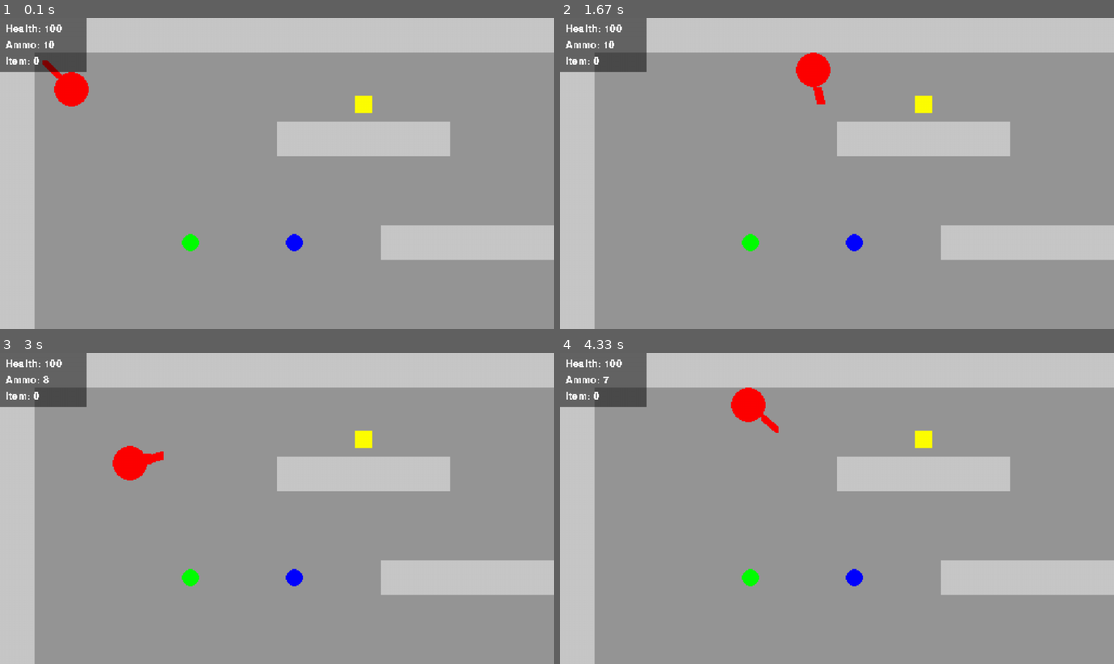
Above: before the commit, frames 1-4 (two rows, left to right).
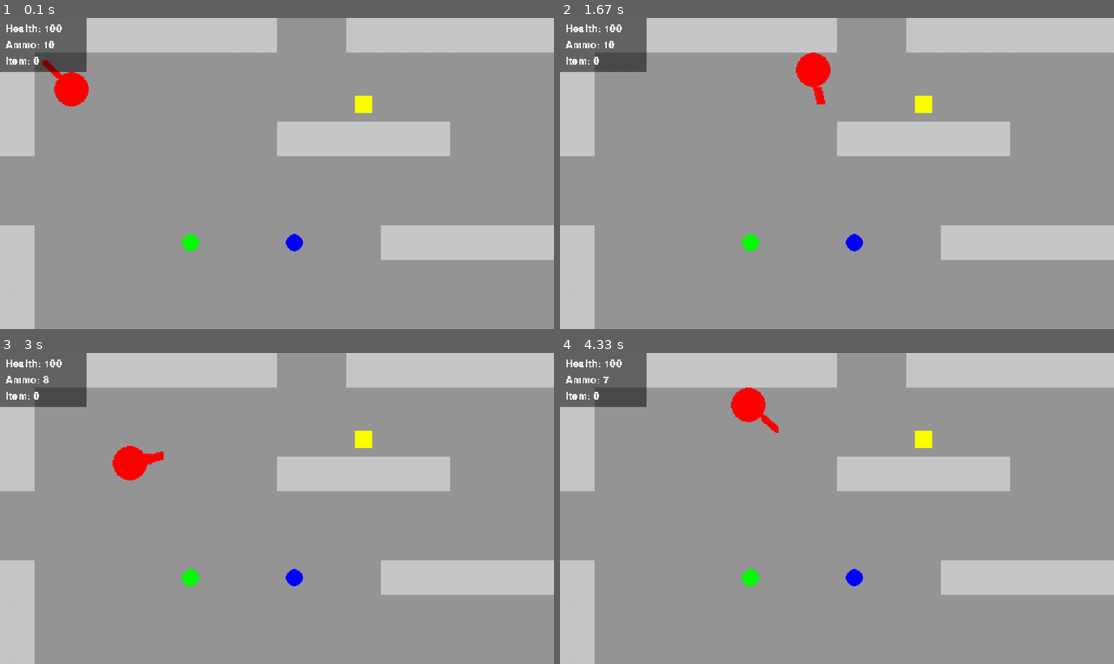
Above: after the commit, the same moments.

Repository: RLangendam/pygame
Game: pygame game, started from main.py
The game is run twice, just before and just after one commit, with the same random seed, the same clock (stepped at 60 frames per second) and the same inputs.
Inputs (mouse positions are in pixels of both pictures, inside the frame that each line leads up to):
- Up to frame 1 (0.1 s): no input
- Up to frame 2 (1.67 s): hold Right 0.33-0.8 s; move the mouse to (814, 185) at 0.37 s; hold Up 0.83-1.13 s; move the mouse to (1014, 164) at 0.87 s; hold Right 1.17-1.63 s; move the mouse to (837, 195) at 1.2 s
- Up to frame 3 (3 s): hold Left 1.67-2.2 s; move the mouse to (144, 511) at 1.7 s; click (105, 461) at 2.28 s; hold Down 2.57-2.87 s; click (105, 580) at 2.65 s; hold Left from 2.9 s (still down); click (360, 399) at 2.98 s
- Up to frame 4 (4.33 s): release Left at 3.3 s; hold Up 3.33-3.7 s; click (1041, 617) at 3.42 s; hold Right from 3.73 s (still down); click (903, 536) at 3.82 s

The runs differ from the first frame. In frame 1, 2.8% of the frame differs, in the area x 0-63%, y 0-67%; in frame 2, 2.8%; in frame 3, 2.8%; in frame 4, 2.8%.

Commit message:
Make edges of map accessible

Diff:
--- a/source/level.py
+++ b/source/level.py
@@ -66,16 +66,16 @@
         self.kill()
 
 
-MAP = """xxxxxxxxxxxxxxxxxxxxxx
+MAP = """xxxxxxxx  xxxxxxxxxxxx
 x                    x
 x         i          x
 x       xxxxx        x
-x                    x
-x                    x
+
+
 x    o  b  xxxxx     x
 x                    x
 x                    x
-xxxxxxxxxxxxxxxxxxxxxx"""
+xxxxxxxxxxx  xxxxxxxxx"""
 
 
 class Level:
